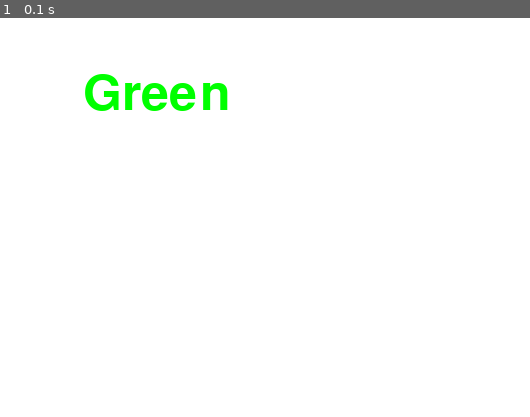
Above: before the commit, frame 1.
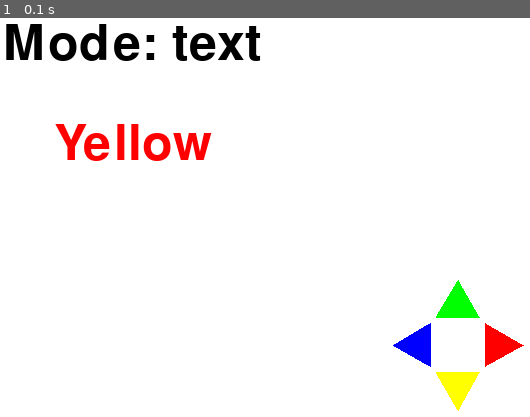
Above: after the commit, the same moment.

Repository: NanoMars/mini-pygame-collection
Game: pygame game, started from Games/ColourNames.py
The game is run twice, just before and just after one commit, with the same random seed, the same clock (stepped at 60 frames per second) and the same inputs.
Inputs:
- Up to frame 1 (0.1 s): no input

The runs differ from the first frame. In frame 1, 6.1% of the frame differs, in the area x 1-99%, y 1-99%.

Commit message:
I don't like naming my commits

Diff:
--- a/Games/ColourNames.py
+++ b/Games/ColourNames.py
@@ -1,5 +1,4 @@
-import pygame
-import random
+import pygame, math, random
 
 pygame.init()
 
@@ -9,11 +8,64 @@
 
 font = pygame.font.Font(None, 74)
 
-colors = [(255, 0, 0), (0, 255, 0), (0, 0, 255), (255, 255, 0)]
+colours = [["red", (255, 0, 0)], ["green", (0, 255, 0)], ["blue", (0, 0, 255)], ["yellow", (255, 255, 0)]]
 texts = ["Red", "Green", "Blue", "Yellow"]
 
-text = random.choice(texts)
-text_color = random.choice(colors)
+mode = 'text'
+
+class coloured_text:
+    def __init__(self):
+        self.text = random.choice(texts)
+        self.colour = random.choice(colours)
+
+    def draw(self, screen):
+        text_surface = font.render(self.text, True, self.colour[1])
+        screen.blit(text_surface, ((screen.get_width() - text_surface.get_width()) // 2, screen.get_height() // 2))
+
+
+def draw_mode():
+    text = font.render(f"Mode: {mode}", True, pygame.Color('black'))
+    screen.blit(text, ((screen.get_width() - text.get_width()) // 2, (screen.get_height() // 2) - 100))
+
+def check_correct(input):
+    if mode == 'text':
+        if input == current_text.text:
+            return True
+    else:
+        if input == current_text.colour[0]:
+            return True
+
+
+
+current_text = coloured_text()
+
+def draw_triangle(screen, colour, center, size, angle):
+    angle = math.radians(angle)
+
+    half_size = size / 2
+    point1 = (
+        center[0] + math.cos(angle) * half_size,
+        center[1] - math.sin(angle) * half_size
+    )
+    point2 = (
+        center[0] + math.cos(angle + 2 * math.pi / 3) * half_size,
+        center[1] - math.sin(angle + 2 * math.pi / 3) * half_size
+    )
+    point3 = (
+        center[0] + math.cos(angle + 4 * math.pi / 3) * half_size,
+        center[1] - math.sin(angle + 4 * math.pi / 3) * half_size
+    )
+
+    pygame.draw.polygon(screen, colour, [point1, point2, point3])
+
+def draw_triangles():
+    center = (screen.get_width() - 75, screen.get_height() - 75)
+    for i in range (4):
+        angle = math.radians(i * 90)
+        new_x = center[0] + math.cos(angle) * 40
+        new_y = center[1] - math.sin(angle) * 40
+        draw_triangle(screen, colours[i][1], (new_x, new_y), 50, i * 90)
+
 
 running = True
 while running:
@@ -22,8 +74,14 @@
             running = False
 
     screen.fill((255, 255, 255))
-    text_surface = font.render(text, True, text_color)
-    screen.blit(text_surface, (350, 250))
+
+    current_text.draw(screen)
+
+    draw_mode()
+
+    draw_triangles()
+
+
     pygame.display.flip()
     clock.tick(60)
 
